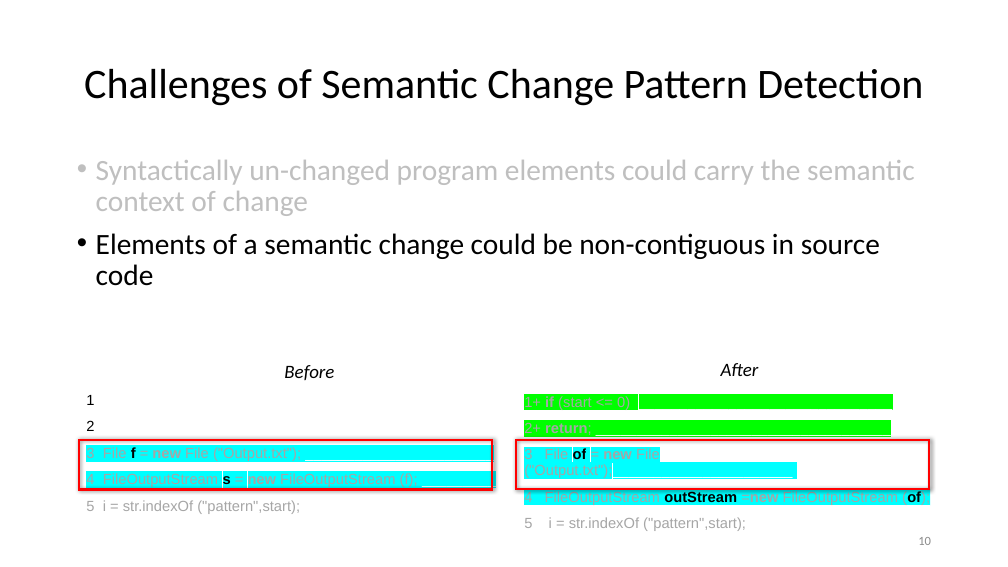
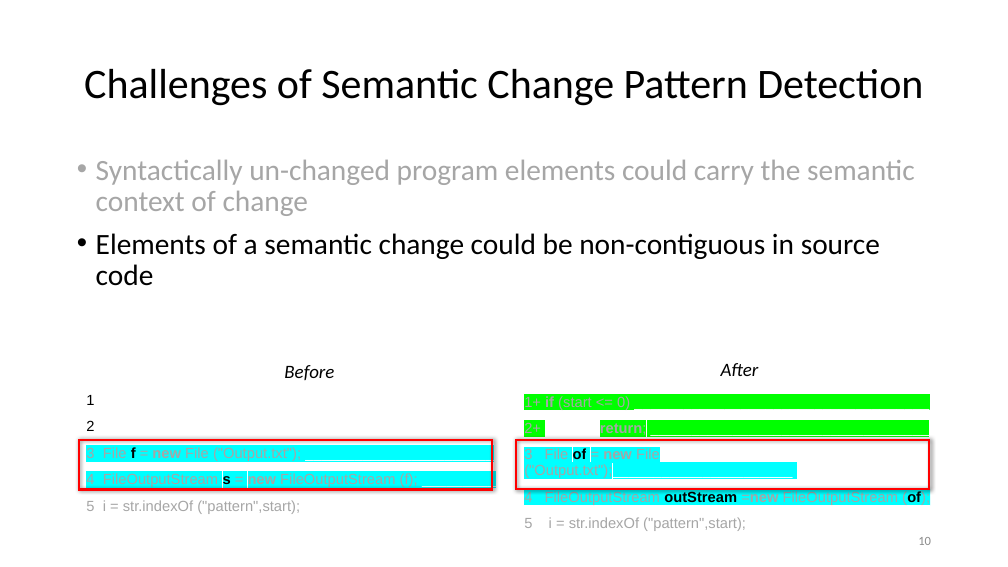
Before and after one commit to nguyenhoan/CPatMiner, a slide deck: slide 10 of CPatMiner_2.pptx. Drawn at 1008x567 pixels with LibreOffice and Linux fonts; fonts in the diff are those of the drawing. Boxes give left, top, right and bottom in pixels: in the first picture for what was removed or moved away, otherwise in the second. Text is boxed around its words. In the diff, an @@ line names an element or a change of style, - is before the commit and + after.

```diff
--- a/CPatMiner_2.pptx
+++ b/CPatMiner_2.pptx
@@ text at [96,160,915,216]: text colour #BFBFBF to #A6A6A6 in "Syntactically un-changed program elements could carry the ..." @@
@@ text at [524,396,630,433]: text changed @@
-1+ if (start <= 0) _______________________________
-2+ return; ____________________________________
+1+ if (start <= 0) ____________________________________
+2+ return; __________________________________
```
Also in this commit, not shown: 3 other slides changed, 2 slides added.
